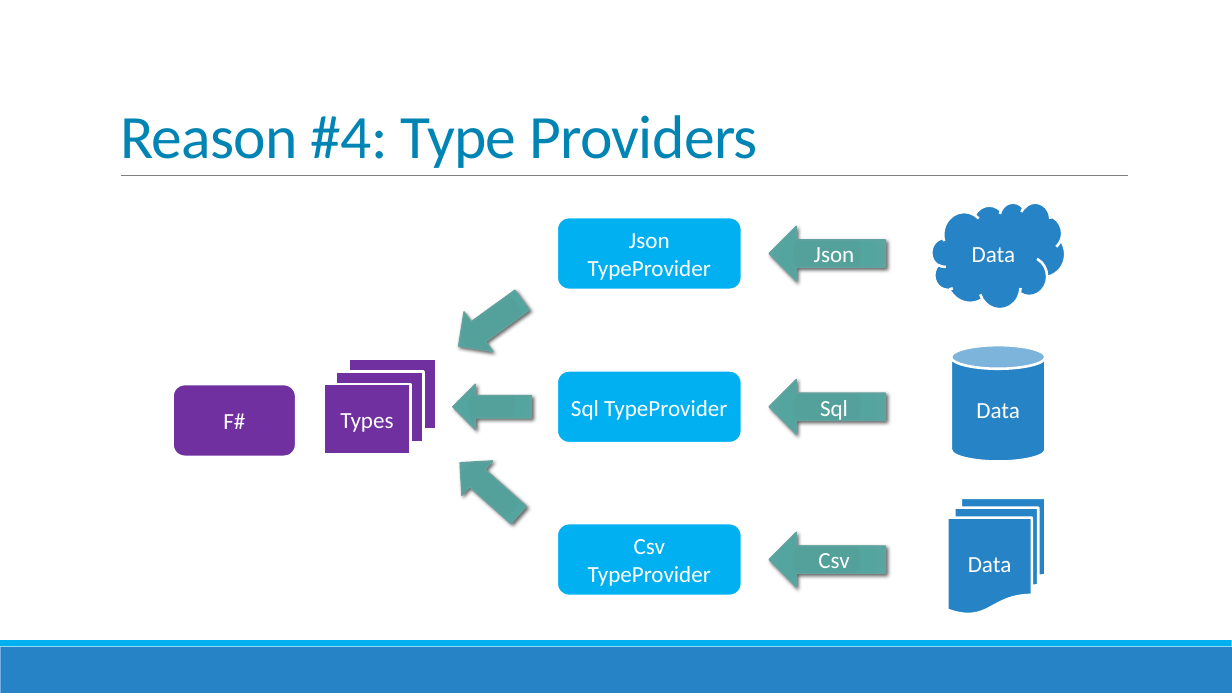
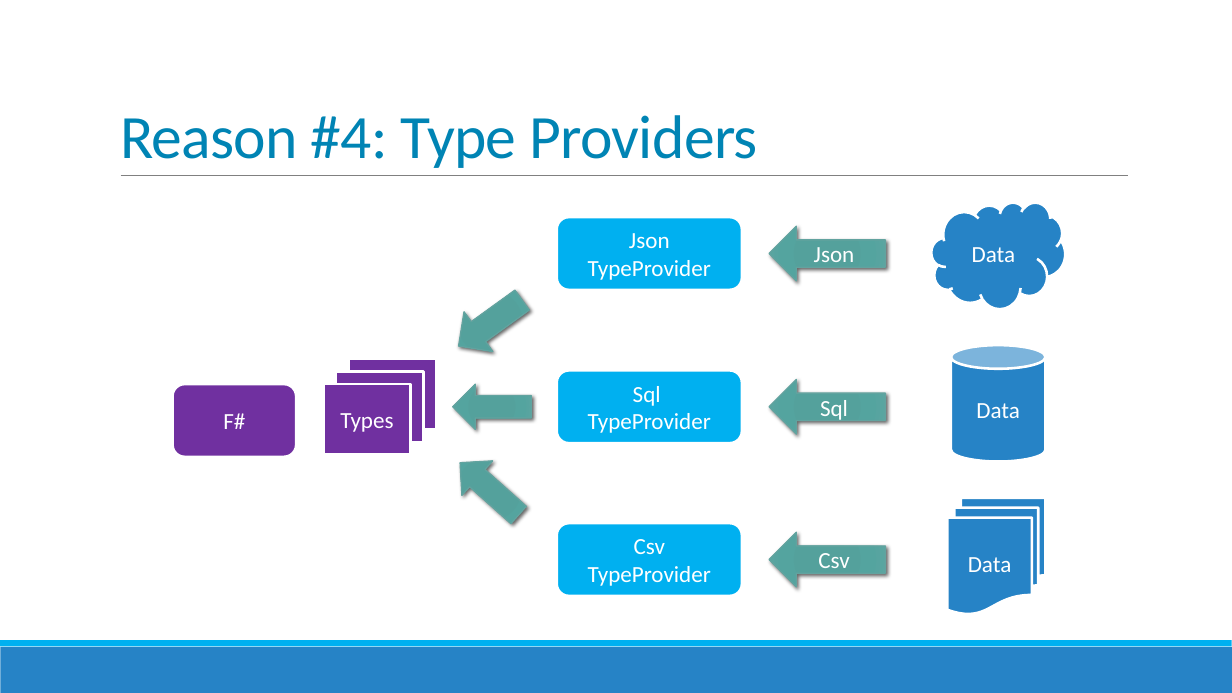
Before and after one commit to jorgef/fivereasons, a slide deck: slide 24 of FiveReasons.pptx (slide 21 before the commit). Drawn at 1232x693 pixels with LibreOffice and Linux fonts; fonts in the diff are those of the drawing. Boxes give left, top, right and bottom in pixels: in the first picture for what was removed or moved away, otherwise in the second. Text is boxed around its words. In the diff, an @@ line names an element or a change of style, - is before the commit and + after.

```diff
--- a/FiveReasons.pptx
+++ b/FiveReasons.pptx
@@ text in rounded rectangle at (588, 386, 711, 433): text changed @@
-Sql TypeProvider
+Sql
+TypeProvider
```
Also in this commit, not shown: 14 other slides changed, 3 slides added, 5 other files.
